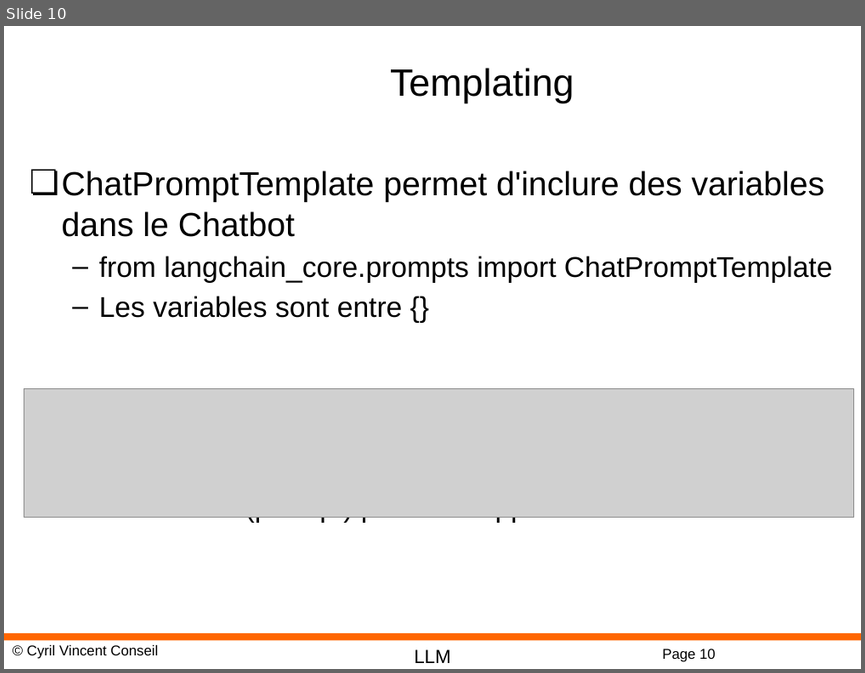
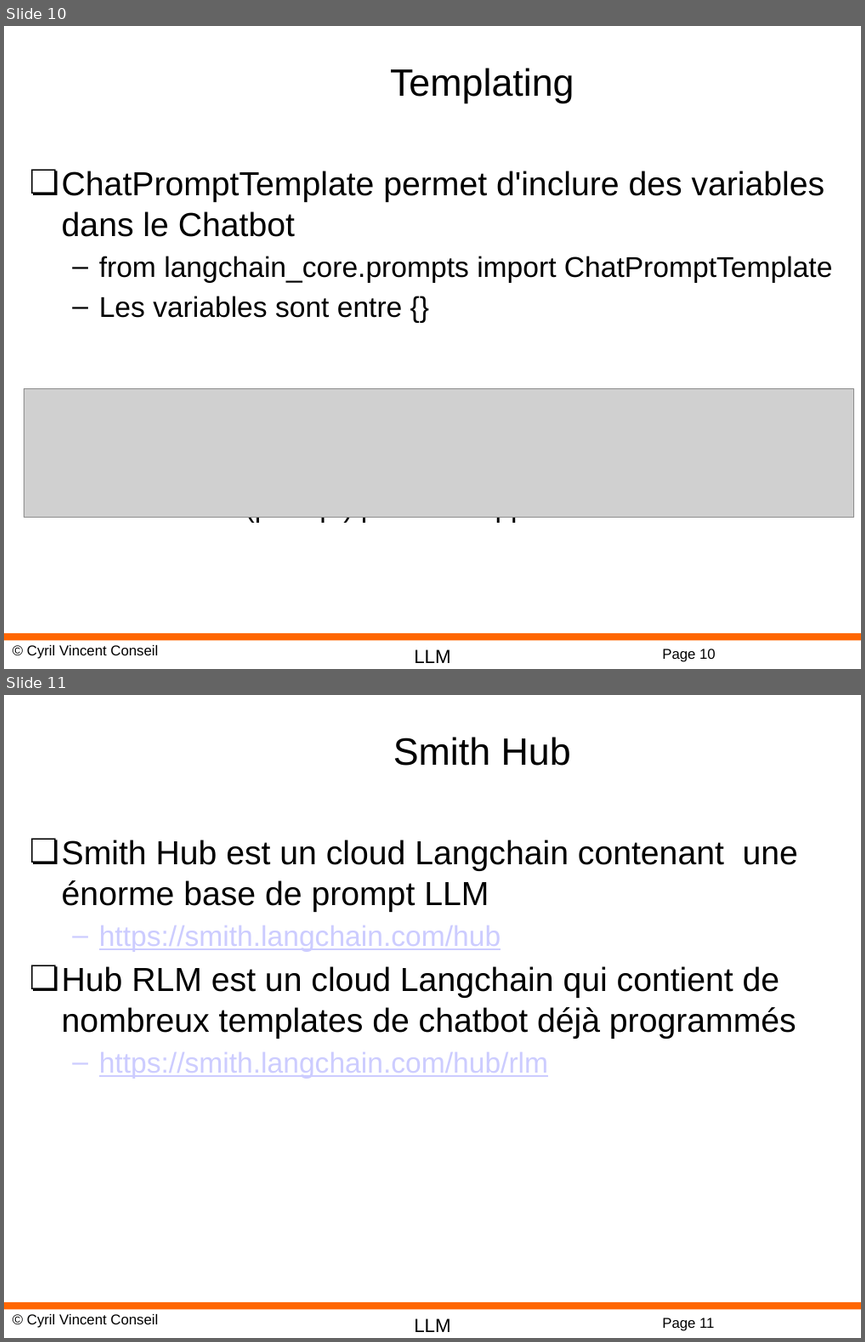
Before and after one commit to cyrilvincent/rag, a slide deck: ppt/RAG07-LangChain-Chatbot.pptx. Shown one above the other, each under a label of ours: slide 10 before the commit, slides 10 and 11 after it. The pictures are 865x673 and 865x1342 pixels, drawn with LibreOffice and Linux fonts; fonts in the diff are those of the drawing; grey boxes stand for pictures; background and template pictures are left out. Boxes give left, top, right and bottom in pixels: in the first picture for what was removed or moved away, otherwise in the second. Text is boxed around its words. In the diff, an @@ line names an element or a change of style, - is before the commit and + after.

```diff
--- a/ppt/RAG07-LangChain-Chatbot.pptx
+++ b/ppt/RAG07-LangChain-Chatbot.pptx
@@ slide 11 added at bbox=[4, 695, 861, 1338], background #FFFFFF; not listed: 4 template elements that a slide beside it also shows @@
@@ title added at bbox=[393, 737, 571, 766], 32 pt, text #000000 @@
+Smith Hub
@@ text added at bbox=[62, 839, 798, 1078], 28 pt, text #000000 @@
+❏ Smith Hub est un cloud Langchain contenant une énorme base de prompt LLM
+  – https://smith.langchain.com/hub
+❏ Hub RLM est un cloud Langchain qui contient de nombreux templates de chatbot déjà programmés
+  – https://smith.langchain.com/hub/rlm
```
Also in this commit, not shown: 14 other files.
